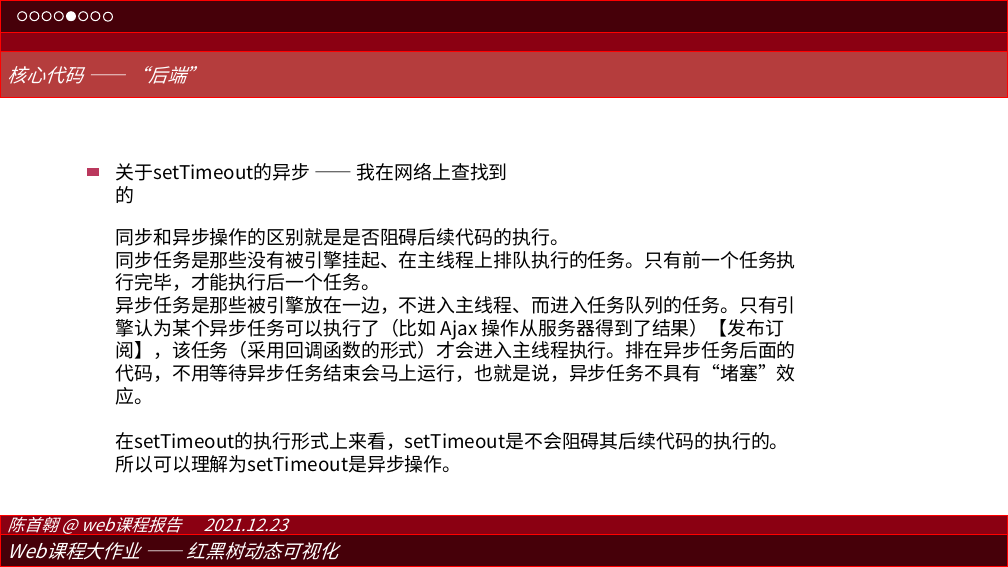
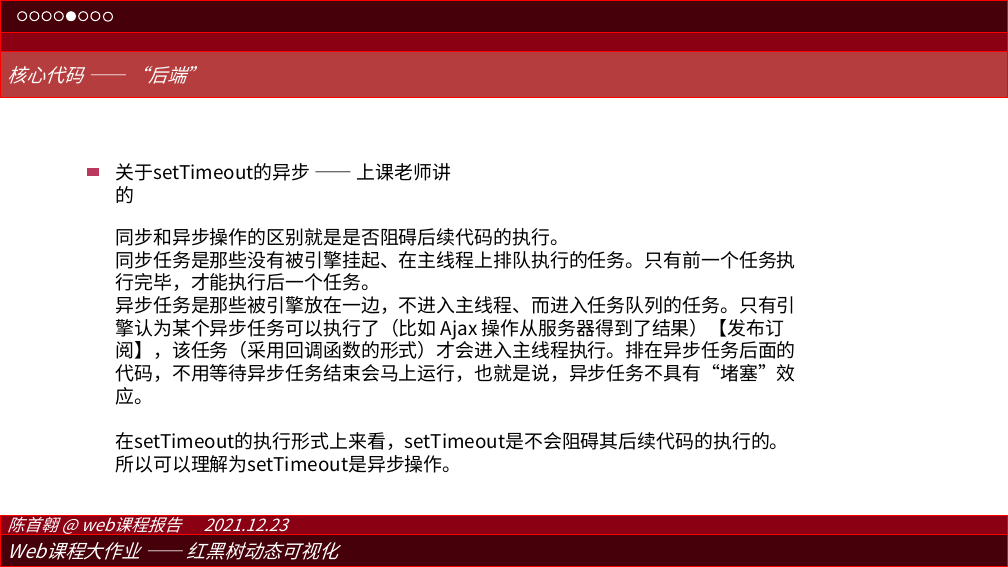
Before and after one commit to shouao/2019213892, a slide deck: slide 7 of 03/slide.pptx (slide 8 before the commit). Drawn at 1008x567 pixels with LibreOffice and Linux fonts; fonts in the diff are those of the drawing. Boxes give left, top, right and bottom in pixels: in the first picture for what was removed or moved away, otherwise in the second. Text is boxed around its words. In the diff, an @@ line names an element or a change of style, - is before the commit and + after.

Commit message:
finished

```diff
--- a/03/slide.pptx
+++ b/03/slide.pptx
@@ text at [115,163,451,204]: text changed @@
-关于setTimeout的异步 —— 我在网络上查找到的
+关于setTimeout的异步 —— 上课老师讲的
```
Also in this commit, not shown: 3 slides removed.
